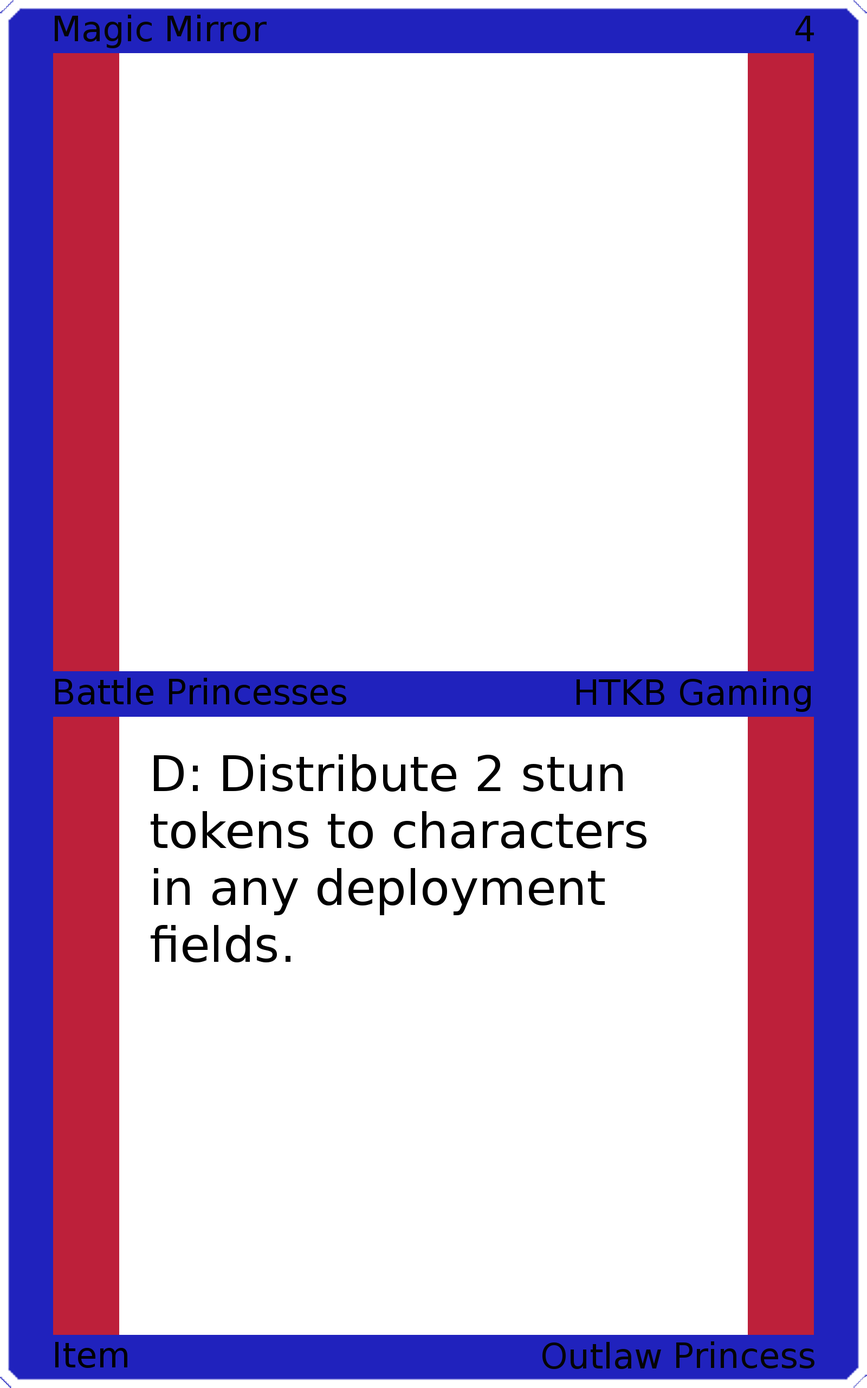
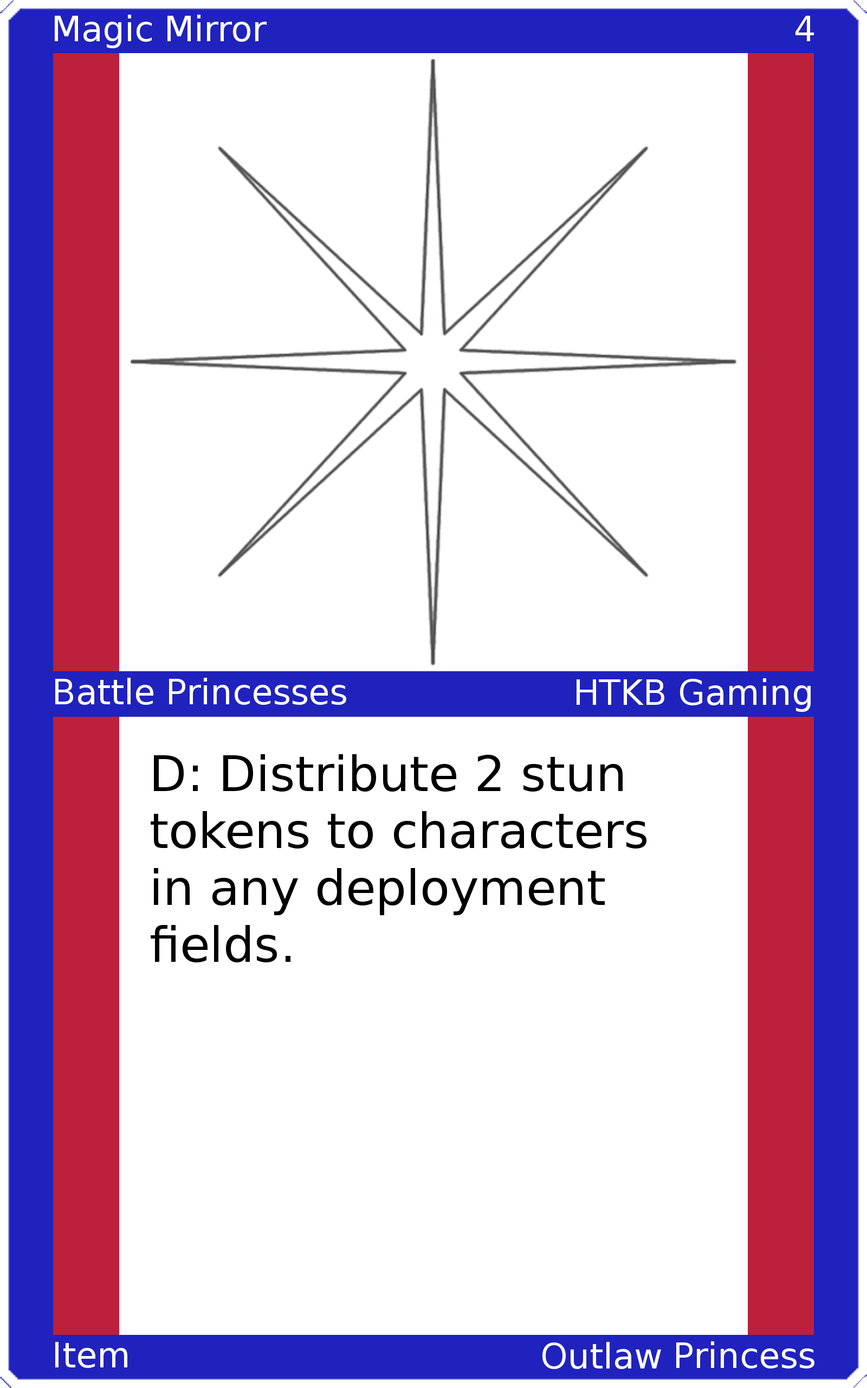
Layered file, before and after one edit (867 x 1388). Changes by layer:
painted on "Upper Left" over [54, 14, 267, 49]
painted on "Upper Right" over [795, 15, 815, 42]
painted on "Mid Left" over [55, 677, 347, 705]
painted on "Mid Right" over [576, 678, 811, 712]
painted on "Bottom Left" over [55, 1341, 128, 1368]
painted on "Bottom Right" over [542, 1340, 815, 1369]
added layer "Art" above "Top Background" over [129, 57, 738, 666]
